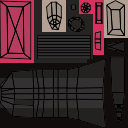
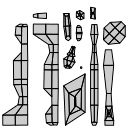
The second w=128, h=128 image is a revision of the first. Changes to its layers:
renamed "Cube.png" to "assaultblaster.png", painted on it over 0, 0, 126, 128
removed layer "Layer" over 0, 0, 128, 128
